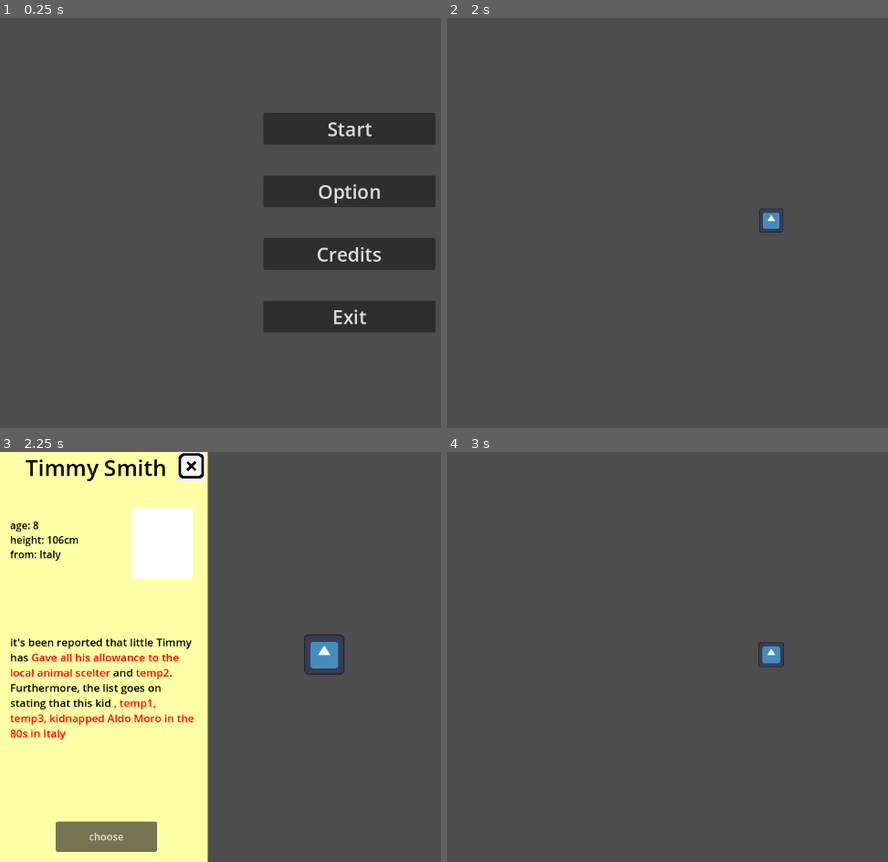
Above: before the commit, frames 1-4 (two rows, left to right).
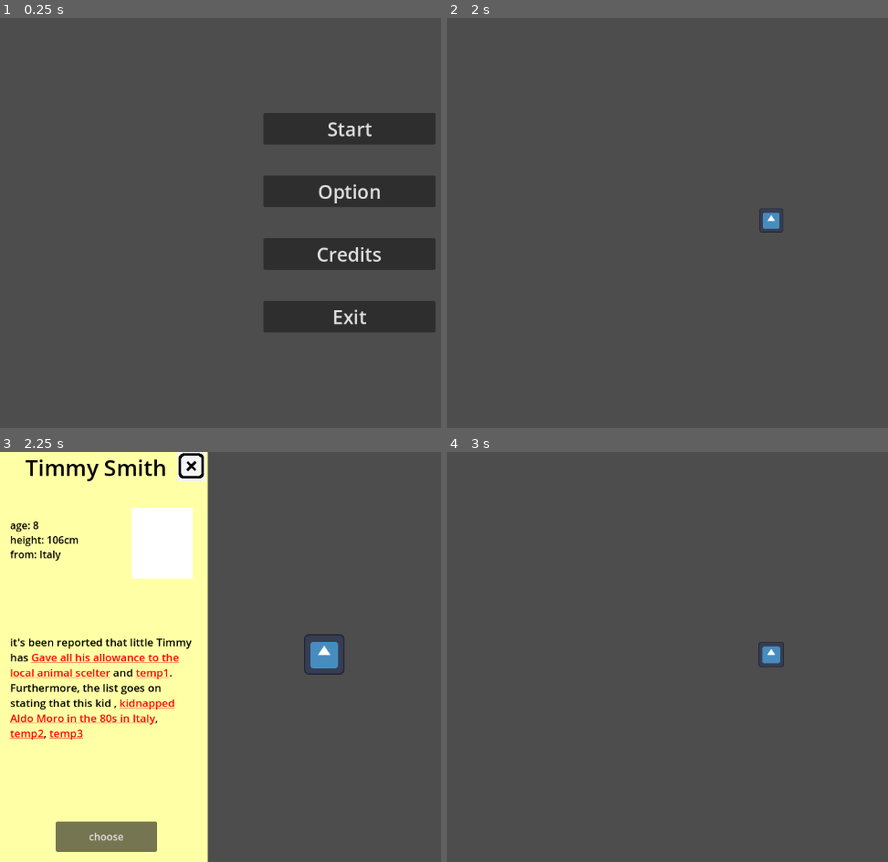
Above: after the commit, the same moments.

Repository: Zapzoop/chritmasgamejam
Game: Godot game, scene res://main_menu/mainmenu.tscn
Two runs of this game, one before a commit and one after it. Both use one fixed random seed, a clock stepped at 60 frames per second and the inputs below. The engine's default icon, where the game draws it, is replaced by a stand-in: a white triangle on a blue panel in a dark square.
Inputs (mouse positions are in pixels of both pictures, inside the frame that each line leads up to):
- Up to frame 1 (0.25 s): no input
- Up to frame 2 (2 s): click "Start" at 0.5 s; click "choose" at 1.25 s
- Up to frame 3 (2.25 s): tap Enter at 2 s; move the mouse to (326, 652) at 2.02 s; press the mouse at (326, 652) at 2.03 s
- Up to frame 4 (3 s): release the mouse at (773, 652) at 2.75 s; click "choose" at 2.75 s

Frames 1-2 are identical in both runs. In frame 3, 1.3% of the frame differs, in the area x 2-44%, y 51-71%; in frame 4, nothing differs.

Commit message:
added the clickable text

Diff:
--- a/assets/scenes&scripts/child_file.tscn
+++ b/assets/scenes&scripts/child_file.tscn
@@ -11,6 +11,10 @@
 grow_vertical = 2
 script = ExtResource("1_tt4ca")
 metadata/_edit_use_anchors_ = true
+
+[node name="drawing" type="Sprite2D" parent="."]
+position = Vector2(520, 176)
+scale = Vector2(0.3, 0.3)
 
 [node name="paper" type="Sprite2D" parent="."]
 
@@ -103,5 +107,6 @@
 anchor_bottom = 200.0
 metadata/_edit_use_anchors_ = true
 
+[connection signal="meta_clicked" from="paper/just untile we get the texture/Control/story" to="." method="_on_story_meta_clicked"]
 [connection signal="pressed" from="paper/just untile we get the texture/Control/Nice" to="." method="_on_nice_pressed"]
 [connection signal="pressed" from="paper/just untile we get the texture/Control/Close" to="." method="_on_close_pressed"]
--- a/assets/scenes&scripts/tutorial.tscn
+++ b/assets/scenes&scripts/tutorial.tscn
@@ -100,6 +100,4 @@
 text = "choose"
 metadata/_edit_use_anchors_ = true
 
-[node name="Sprite2D" type="Sprite2D" parent="paper"]
-
 [connection signal="pressed" from="paper/just untile we get the texture/Control/Nice" to="." method="_on_nice_pressed"]
--- a/generator/generator.gd
+++ b/generator/generator.gd
@@ -42,6 +42,31 @@
 	"temp2":90,
 	"temp3":99
 }
+
+var drawings = {
+	"robbed a bank with a water gun":"res://assets/grafics/actions/CancerFound.png",
+	"kidnapped Aldo Moro in the 80s in Italy":"res://assets/grafics/actions/CancerFound.png",
+	"helped overtrow a government to install a dicatorship":"res://assets/grafics/actions/CancerFound.png",
+	"said YOLO in 482 conversations this year":"res://assets/grafics/actions/CancerFound.png",
+	"Invests in Lockheed martin when word tension goes up":"res://assets/grafics/actions/CancerFound.png",
+	"told other kids Santa isn't real":"res://assets/grafics/actions/CancerFound.png",
+	"accused of arson on Nikki's tree house":"res://assets/grafics/actions/CancerFound.png",
+	"hit n run on neighbor with your three wheeler":"res://assets/grafics/actions/CancerFound.png",
+	"sold nuclear warheads to China":-2,
+	"gave Mrs Huffman's cat to the animal shelter, saying it was a stray":"res://assets/grafics/actions/CancerFound.png",
+	"impersonated neighbor to file for divorce with his wife":"res://assets/grafics/actions/CancerFound.png",
+	"reported Mr Grouche to the police as a Nazi":"res://assets/grafics/actions/CancerFound.png",
+	"crooked meth with his chemistry teacher!":"res://assets/grafics/actions/CancerFound.png",
+	"dealt drugs to the Mexican cartel":"res://assets/grafics/actions/CancerFound.png",
+	"Gave all his allowance to the local animal scelter":"res://assets/grafics/actions/test.png",
+	"he opened a charity found for kids with cancer" :"res://assets/grafics/actions/test.png",
+	"temp1":"res://assets/grafics/actions/test.png",
+	"temp2":"res://assets/grafics/actions/test.png",
+	"temp3":"res://assets/grafics/actions/test.png"
+	}
+
+
+
 var selected_good_habits = {} #All selected good_habits
 var selected_bad_habits = {} #All selected bad_habits
 # Called when the node enters the scene tree for the first time.
@@ -127,9 +152,11 @@
 	for x in bad:
 		all.append(x)
 
-	$"paper/just untile we get the texture/Control/story".text +="has "+ "[color=red]"+ all[0]+ "[/color]" + " and " + "[color=red]"+ all[1]+ "[/color]" + ". Furthermore, the list goes on stating that this kid "
+	all.shuffle()
+
+	$"paper/just untile we get the texture/Control/story".text +="has "+ "[color=red][url]"+ all[0]+ "[/url][/color]" + " and " + "[color=red][url]"+ all[1]+ "[/url][/color]" + ". Furthermore, the list goes on stating that this kid "
 	for x in range(2,5):
-		$"paper/just untile we get the texture/Control/story".text += "[color=red], "  + all[x] + "[/color]"
+		$"paper/just untile we get the texture/Control/story".text += ",[color=red] [url]"  + all[x] + "[/url][/color]"
 
 	report_card()
 
@@ -151,3 +178,7 @@
 		var child = newparent.get_child(i)
 		if self.visible == true and child != self:
 			child.visible = false
+
+
+func _on_story_meta_clicked(meta):
+	$drawing.texture = ResourceLoader.load(drawings[meta])
Binary file added: assets/grafics/actions/CancerFound.png
Not shown, added: assets/grafics/actions/CancerFound.png.import
Binary file added: assets/grafics/actions/test.png
Not shown, added: assets/grafics/actions/test.png.import
Not shown: 2 places in character/child/child.tscn that only renumber resources
